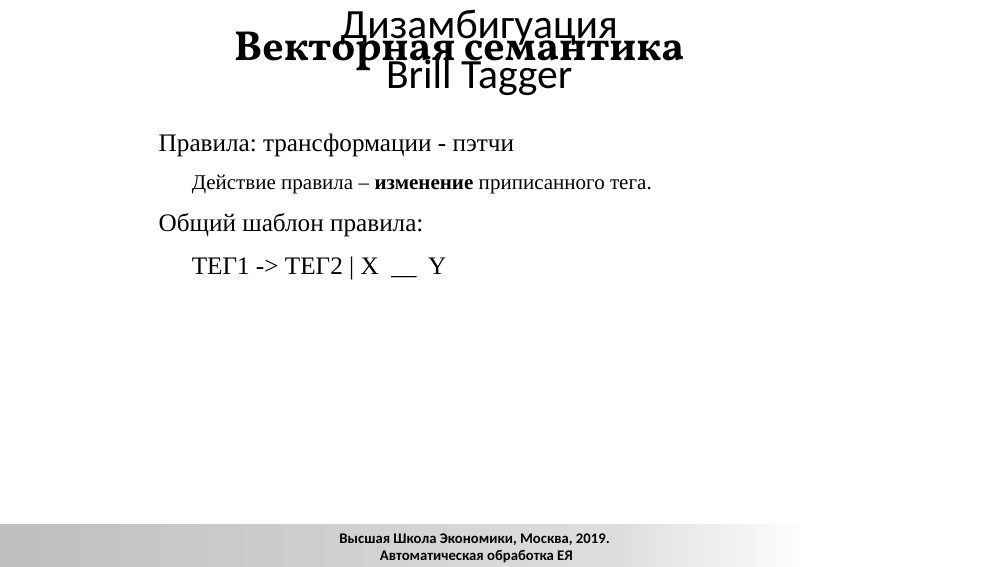
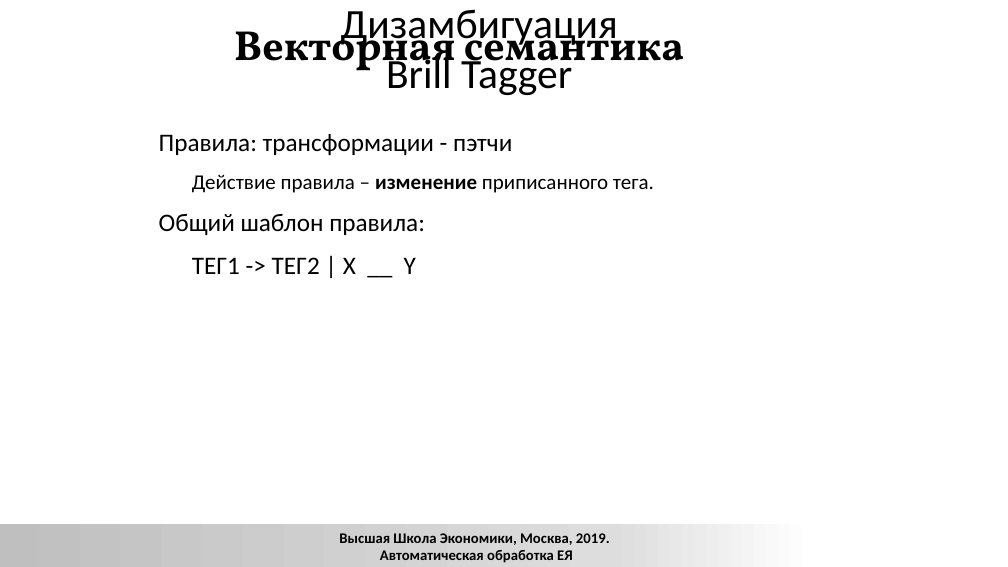
Before and after one commit to xngoli/nlp2019, a slide deck: slide 44 of lectures/2019_CL1_L_disambiguation.pptx. Drawn at 1008x567 pixels with LibreOffice and Linux fonts; fonts in the diff are those of the drawing; background and template pictures are left out. Boxes give left, top, right and bottom in pixels: in the first picture for what was removed or moved away, otherwise in the second. Text is boxed around its words. In the diff, an @@ line names an element or a change of style, - is before the commit and + after.

```diff
--- a/lectures/2019_CL1_L_disambiguation.pptx
+++ b/lectures/2019_CL1_L_disambiguation.pptx
@@ text "Правила: трансформации - пэтчи" at bbox=[159, 134, 654, 274]: font Times New Roman to Calibri @@
```
Also in this commit, not shown: 16 other slides changed, 10 slides added, 3 slides removed, 2 other files.
